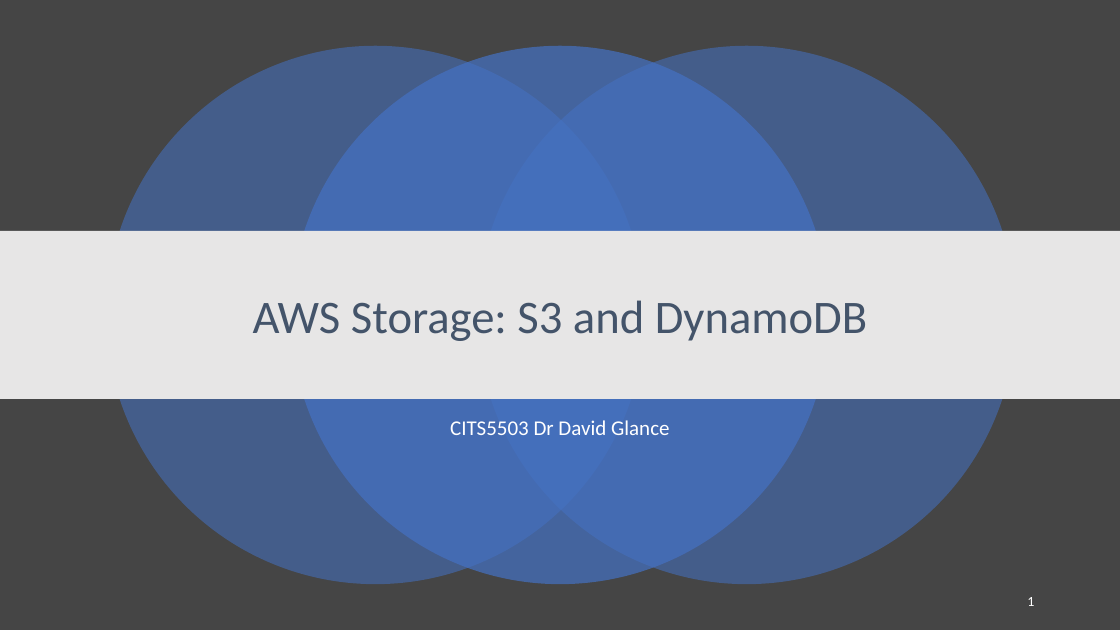
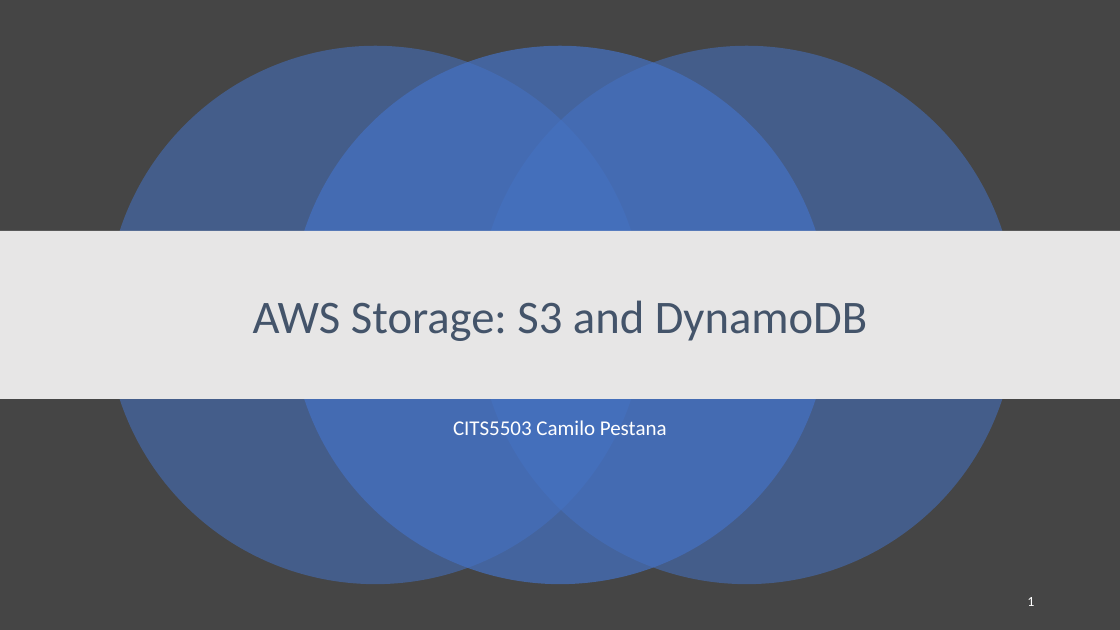
Before and after one commit to uwacsp/cits5503, a slide deck: slide 1 of Lectures/CITS5503LectureStorage.pptx. Drawn at 1120x630 pixels with LibreOffice and Linux fonts; fonts in the diff are those of the drawing. Boxes give left, top, right and bottom in pixels: in the first picture for what was removed or moved away, otherwise in the second. Text is boxed around its words. In the diff, an @@ line names an element or a change of style, - is before the commit and + after.

```diff
--- a/Lectures/CITS5503LectureStorage.pptx
+++ b/Lectures/CITS5503LectureStorage.pptx
@@ subtitle at bbox=[453, 420, 667, 435]: text changed @@
-CITS5503 Dr David Glance
+CITS5503 Camilo Pestana
```
Also in this commit, not shown: 20 other files.
